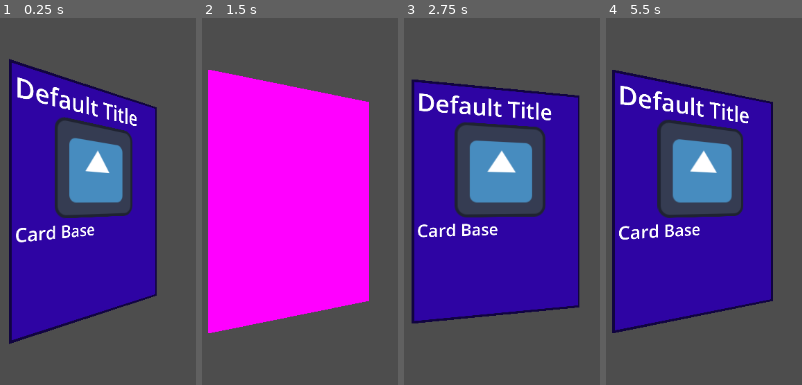
Above: before the commit, frames 1-4 (left to right).
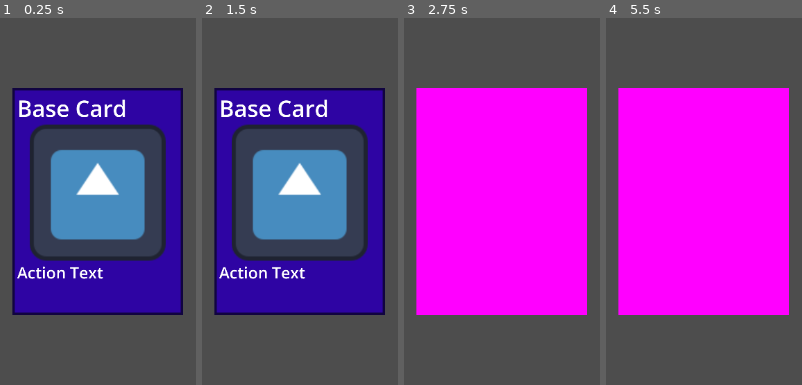
Above: after the commit, the same moments.

Repository: MamaDespik/GGJ-1
Game: Godot game, scene res://Cards/Card.tscn
Two runs of this game, one before a commit and one after it. Both use one fixed random seed, a clock stepped at 60 frames per second and the inputs below. This scene is started directly instead of the project's main scene. The engine's default icon, where the game draws it, is replaced by a stand-in: a white triangle on a blue panel in a dark square.
Inputs:
- Up to frame 1 (0.25 s): no input
- Up to frame 2 (1.5 s): tap Enter (ui_accept) at 0.5, 1.35 s; hold D (move_right) 0.53-1.28 s; hold Enter (ui_accept) 0.53-1.28 s; hold S (move_down) from 1.28 s (still down)
- Up to frame 3 (2.75 s): tap Enter (ui_accept) at 1.52, 1.82 s; release S (move_down) at 2.03 s; hold D (move_right) from 2.03 s (still down); hold Enter (ui_accept) from 2.03 s (still down)
- Up to frame 4 (5.5 s): release D (move_right) at 2.78 s; release Enter (ui_accept) at 2.78 s; hold W (move_up) 2.78-3.53 s; tap Enter (ui_accept) at 2.85, 3.02, 3.32, 4.35, 4.52, 4.82 s; hold Enter (ui_accept) 3.53-4.28 s; hold A (move_left) 3.53-5.03 s; hold S (move_down) from 5.03 s (still down); hold Enter (ui_accept) from 5.03 s (still down)

The runs differ from the first frame. In frame 1, 39% of the frame differs, in the area x 4-94%, y 11-89%; in frame 2, 58%, in the area x 3-94%, y 14-86%; in frame 3, 57%; in frame 4, 58%.

Commit message:
Card Flipping

Diff:
--- a/godovelopment-game-jam-1/Cards/Card.tscn
+++ b/godovelopment-game-jam-1/Cards/Card.tscn
@@ -20,6 +20,10 @@
 size = Vector2(375, 500)
 
 [node name="Card" type="Node2D"]
+script = ExtResource("1_470ht")
+card_title = "Base Card"
+card_image = ExtResource("2_wsk7e")
+card_text = "Action Text"
 
 [node name="CardSprite" type="Sprite2D" parent="."]
 position = Vector2(324, 311)
@@ -30,7 +34,6 @@
 [node name="CardModel" type="MeshInstance3D" parent="CardSprite/CardModelViewport"]
 mesh = SubResource("BoxMesh_8uh7m")
 surface_material_override/0 = SubResource("StandardMaterial3D_6uqi0")
-script = ExtResource("1_470ht")
 
 [node name="CardFront" type="Sprite3D" parent="CardSprite/CardModelViewport/CardModel"]
 transform = Transform3D(1, 0, 0, 0, 1, 0, 0, 0, 1, 0, 0, 0.006)
@@ -41,9 +44,7 @@
 size = Vector2i(750, 1000)
 
 [node name="CardFront" parent="CardSprite/CardModelViewport/CardModel/CardFront/CardFrontViewport" instance=ExtResource("3_trd61")]
-title = "Default Title"
-image = ExtResource("2_wsk7e")
-description = "Card Base"
+unique_name_in_owner = true
 
 [node name="CardBack" type="Sprite3D" parent="CardSprite/CardModelViewport/CardModel"]
 transform = Transform3D(1, 0, 0, 0, 1, 0, 0, 0, 1, 0, 0, -0.006)
--- a/godovelopment-game-jam-1/Cards/card.gd
+++ b/godovelopment-game-jam-1/Cards/card.gd
@@ -1,5 +1,31 @@
-extends Node3D
+extends Node2D
+class_name Card
 
-func _process(_delta: float) -> void:
-	rotation.y += PI/80
+@export var card_title:String
+@export var card_image:Texture
+@export var card_text:String
+
+var is_face_up:bool = true
+
+@onready var card_model = $CardSprite/CardModelViewport/CardModel
+@onready var card_front = %CardFront
+
+func _ready():
+	card_front.title_label.text = card_title
+	card_front.image_texture.texture = card_image
+	card_front.text_label.text = card_text
 	return
+
+func _input(event):
+	if event.is_action_pressed("ui_accept"): #DEBUG
+		flip()
+	return
+
+func flip():
+	var target_angle:float
+	if is_face_up: target_angle = PI
+	else: target_angle = 0
+	var tween = create_tween()
+	tween.tween_property(card_model, "rotation", Vector3(0,target_angle,0), .1)
+	tween.tween_property(self, "is_face_up", !is_face_up, 0)
+	return
--- a/godovelopment-game-jam-1/Cards/card_front.gd
+++ b/godovelopment-game-jam-1/Cards/card_front.gd
@@ -1,17 +1,6 @@
 extends MarginContainer
 class_name CardFront
 
-@export var title:String
-@export var image:Texture
-@export var description:String
-
-
-@onready var title_lable = %TitleLable
+@onready var title_label = %TitleLabel
 @onready var image_texture = %Image
-@onready var description_label = %DescriptionLabel
-
-func _ready():
-	title_lable.text = title
-	image_texture.texture = image
-	description_label.text = description
-	return
+@onready var text_label = %TextLabel
--- a/godovelopment-game-jam-1/Cards/card_front.tscn
+++ b/godovelopment-game-jam-1/Cards/card_front.tscn
@@ -9,7 +9,7 @@
 [sub_resource type="LabelSettings" id="LabelSettings_5ychq"]
 font_size = 70
 
-[node name="MarginContainer" type="MarginContainer"]
+[node name="CardFront" type="MarginContainer"]
 anchors_preset = 15
 anchor_right = 1.0
 anchor_bottom = 1.0
@@ -44,7 +44,7 @@
 [node name="VBoxContainer" type="VBoxContainer" parent="MarginContainer/MarginContainer"]
 layout_mode = 2
 
-[node name="TitleLable" type="Label" parent="MarginContainer/MarginContainer/VBoxContainer"]
+[node name="TitleLabel" type="Label" parent="MarginContainer/MarginContainer/VBoxContainer"]
 unique_name_in_owner = true
 layout_mode = 2
 text = "Card Title"
@@ -52,12 +52,13 @@
 
 [node name="Image" type="TextureRect" parent="MarginContainer/MarginContainer/VBoxContainer"]
 unique_name_in_owner = true
+custom_minimum_size = Vector2(600, 600)
 layout_mode = 2
 size_flags_vertical = 3
 texture = ExtResource("2_vnu02")
 stretch_mode = 5
 
-[node name="DescriptionLabel" type="Label" parent="MarginContainer/MarginContainer/VBoxContainer"]
+[node name="TextLabel" type="Label" parent="MarginContainer/MarginContainer/VBoxContainer"]
 unique_name_in_owner = true
 layout_mode = 2
 size_flags_vertical = 2
Not shown, changed: TODO.txt
